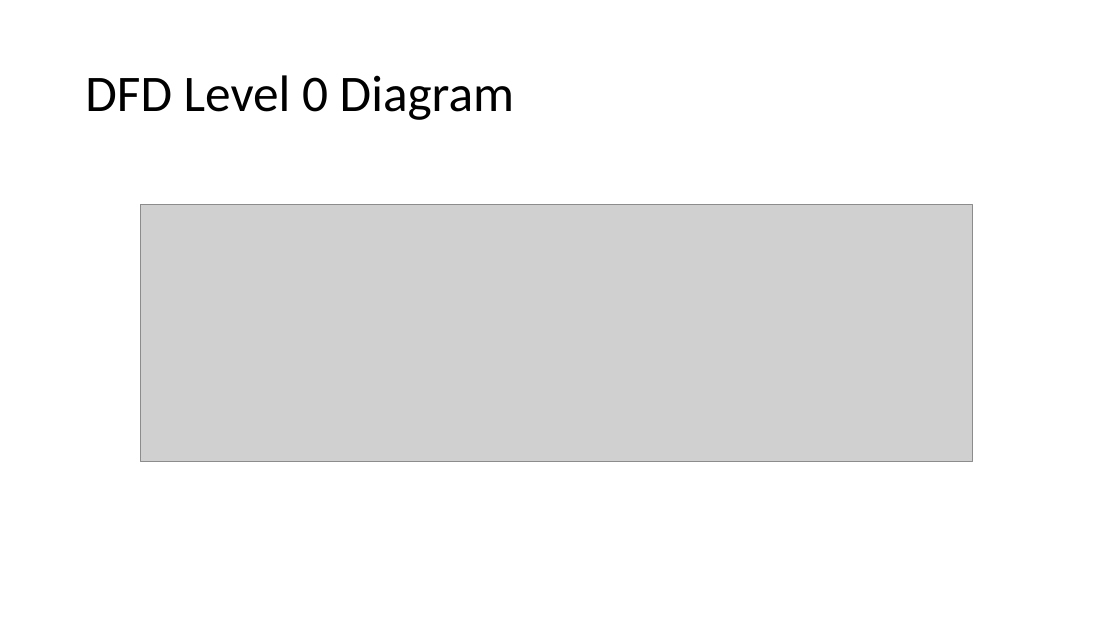
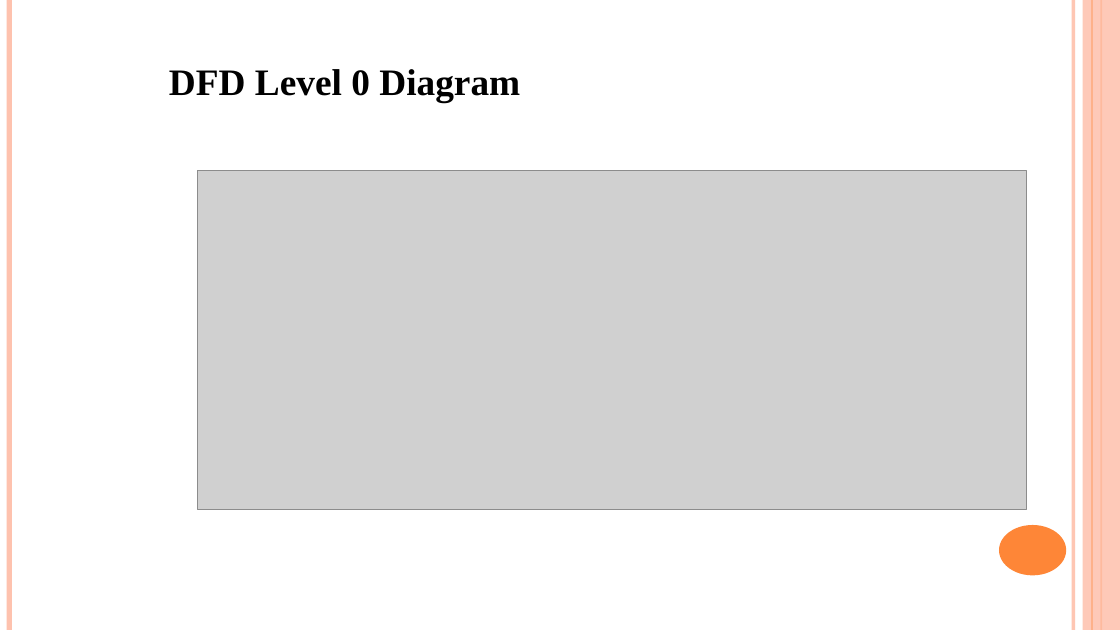
Before and after one commit to omkara18/Detection-Phishing-Website-Using-MI, a slide deck: slide 10 of Detection_Phishing Website_V1.0/Project_Review1/Review.pptx. Drawn at 1120x630 pixels with LibreOffice and Linux fonts; fonts in the diff are those of the drawing; grey boxes stand for pictures. Boxes give left, top, right and bottom in pixels: in the first picture for what was removed or moved away, otherwise in the second. Text is boxed around its words. In the diff, an @@ line names an element or a change of style, - is before the commit and + after.

```diff
--- a/Detection_Phishing Website_V1.0/Project_Review1/Review.pptx
+++ b/Detection_Phishing Website_V1.0/Project_Review1/Review.pptx
@@ line added from (9, 0) to (9, 630), #FEC3AE 4.5 pt @@
@@ line added from (1074, 0) to (1074, 630), #FEC3AE 3 pt @@
@@ rectangle added at <box>1083,0,1120,630</box>, fill #FEC3AE at 87% opacity @@
@@ line added from (1092, 0) to (1092, 630), #FE8637 0.75 pt @@
@@ line added from (1102, 0) to (1102, 630), #FE8637 1.5 pt @@
@@ text "DFD Level 0 Diagram": place and size @@
-text "DFD Level 0 Diagram" at <box>85,75,514,120</box>
+text "DFD Level 0 Diagram" at <box>169,69,520,102</box>
@@ text "DFD Level 0 Diagram" at <box>169,69,520,102</box>: size 44 to 32 pt, font Calibri to Times New Roman, bold on; line spacing 0.9 to 1; vertical alignment middle to top @@
@@ picture: place and size @@
-picture at <box>140,204,972,462</box>
+picture at <box>197,171,1027,509</box>
@@ ellipse added at <box>999,525,1066,576</box>, fill #FE8637 @@
```
Also in this commit, not shown: 18 other slides changed, 5 slides added, 5 slides removed, 1 other file.
